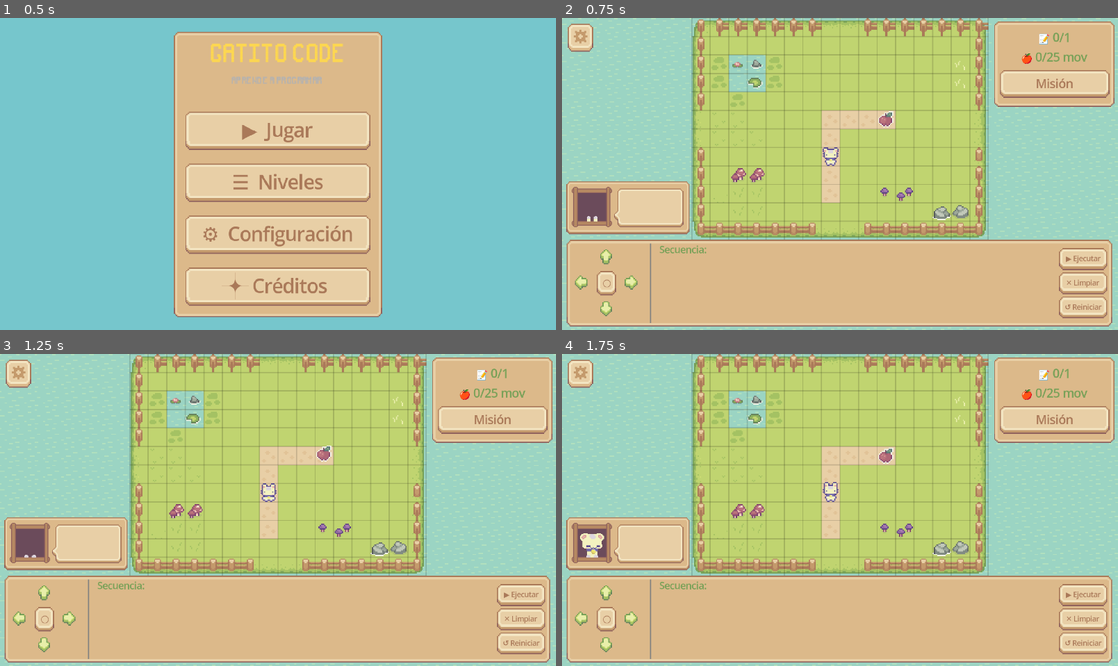
Above: before the commit, frames 1-4 (two rows, left to right).
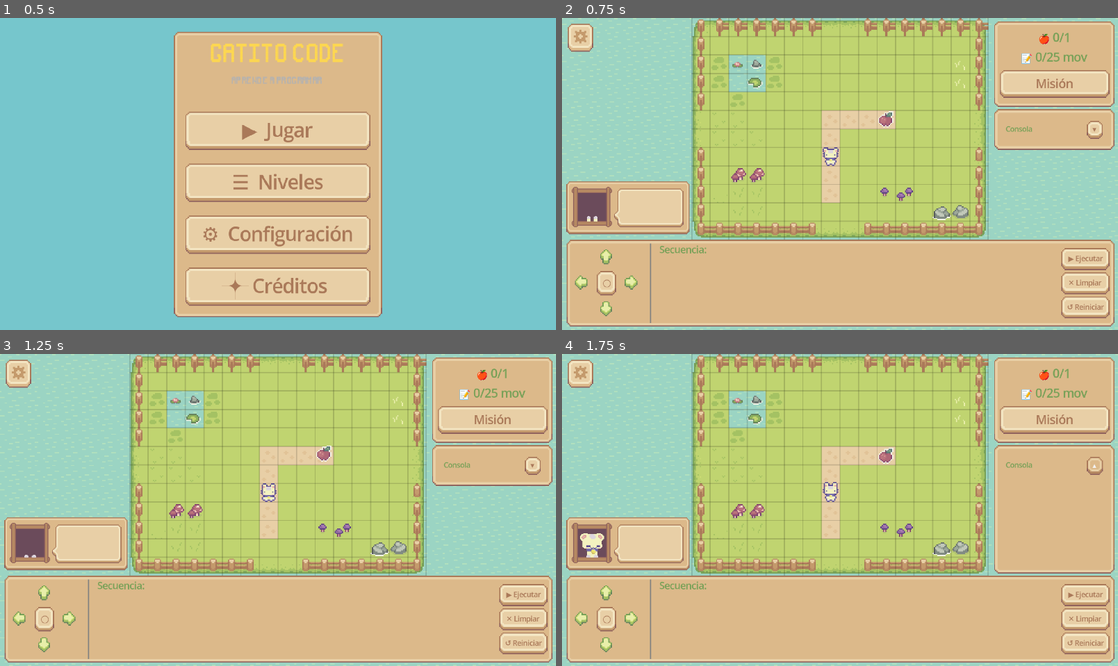
Above: after the commit, the same moments.

Repository: iarabaya/proyecto-integrador-v1
Game: Godot game, scene res://scenes/main_menu/main_menu.tscn
Same seed, same stepped clock (60 frames per second), same inputs: the game is played once before the commit and once after it.
Inputs (mouse positions are in pixels of both pictures, inside the frame that each line leads up to):
- Up to frame 1 (0.5 s): no input
- Up to frame 2 (0.75 s): click "▶ Jugar" at 0.5 s
- Up to frame 3 (1.25 s): no input
- Up to frame 4 (1.75 s): click (1095, 466) at 1.25 s, where only the run after the commit has a clickable "▼"

Frame 1 is identical in both runs. In frame 2, 3.7% of the frame differs, in the area x 77-100%, y 5-99%; in frame 3, 3.7%; in frame 4, 9.8%.

Commit message:
feat: added console panel with movements and results

Diff:
--- a/scenes/command_ui/command_ui.gd
+++ b/scenes/command_ui/command_ui.gd
@@ -35,6 +35,8 @@
 @onready var _btn_clear:   Button        = $Panel/Margin/HBox/Buttons/BtnClear
 @onready var _btn_restart: Button        = $Panel/Margin/HBox/Buttons/BtnRestart
 
+# Console panel
+@onready var _console: ConsolePanel = $ConsolePanel
 
 func _ready() -> void:
 	# buttons signals
@@ -95,6 +97,10 @@
 	_queue.clear()
 	_clear_slot_nodes()
 	_update_moves_label()
+
+# ── Console ──────────────────────────────────────────────────
+func get_console() -> ConsolePanel:
+	return _console
 
 # ── Slot management ──────────────────────────────────────────────────
 
@@ -173,8 +179,8 @@
 		_scroll.scroll_horizontal = int(slot_right - _scroll.size.x)
 
 # Slots UI
+func update_pickup_counter(collected: int, total: int) -> void:
+	_pickup_label.text = "🍎 %d/%d" % [collected, total]
+
 func _update_moves_label() -> void:
-	_moves_label.text = "🍎 %d/%d mov" % [_queue.size(), MAX_SLOTS]
-
-func update_pickup_counter(collected: int, total: int) -> void:
-	_pickup_label.text = "📝 %d/%d" % [collected, total]
+	_moves_label.text = "📝 %d/%d mov" % [_queue.size(), MAX_SLOTS]
--- a/scenes/command_ui/command_ui.tscn
+++ b/scenes/command_ui/command_ui.tscn
@@ -7,6 +7,7 @@
 [ext_resource type="Texture2D" uid="uid://c1cd1agjlmoep" path="res://assets/ui/buttons/pause-buttons.png" id="5_sobad"]
 [ext_resource type="Texture2D" uid="uid://cfpjlhlfa8ip8" path="res://assets/ui/panels/reaction-panel.png" id="6_l0yli"]
 [ext_resource type="PackedScene" uid="uid://5g8m162t7bhs" path="res://scenes/character_reaction/character_reaction.tscn" id="7_j4eh3"]
+[ext_resource type="Script" uid="uid://yvlmao67kaeb" path="res://scenes/console_panel/console_panel.gd" id="8_sobad"]
 
 [sub_resource type="AtlasTexture" id="AtlasTexture_labaj"]
 atlas = ExtResource("3_u0x5q")
@@ -79,7 +80,7 @@
 anchor_bottom = 1.0
 offset_left = 4.0
 offset_top = -78.0
-offset_right = -5.0
+offset_right = -3.0
 offset_bottom = -3.0
 grow_horizontal = 2
 grow_vertical = 0
@@ -294,3 +295,44 @@
 offset_left = 23.0
 offset_right = 23.0
 grow_horizontal = 1
+
+[node name="ConsolePanel" type="PanelContainer" parent="." unique_id=690085249]
+anchors_preset = -1
+anchor_left = 1.0
+anchor_top = 1.0
+anchor_right = 1.0
+anchor_bottom = 1.0
+offset_left = -107.0
+offset_top = -191.0
+offset_right = -3.0
+offset_bottom = -80.0
+grow_horizontal = 0
+grow_vertical = 0
+script = ExtResource("8_sobad")
+
+[node name="VBox" type="VBoxContainer" parent="ConsolePanel" unique_id=784499473]
+layout_mode = 2
+
+[node name="Header" type="HBoxContainer" parent="ConsolePanel/VBox" unique_id=193211619]
+layout_mode = 2
+
+[node name="LblTitle" type="Label" parent="ConsolePanel/VBox/Header" unique_id=971484995]
+layout_mode = 2
+size_flags_horizontal = 3
+theme_override_font_sizes/font_size = 6
+text = "Consola"
+
+[node name="BtnToggle" type="Button" parent="ConsolePanel/VBox/Header" unique_id=1050931371]
+layout_mode = 2
+theme_override_font_sizes/font_size = 4
+text = "▼"
+
+[node name="Scroll" type="ScrollContainer" parent="ConsolePanel/VBox" unique_id=759325784]
+layout_mode = 2
+size_flags_vertical = 3
+horizontal_scroll_mode = 0
+
+[node name="CodeLines" type="VBoxContainer" parent="ConsolePanel/VBox/Scroll" unique_id=69017914]
+layout_mode = 2
+size_flags_horizontal = 3
+theme_override_constants/separation = 1
--- /dev/null
+++ b/scenes/console_panel/console_panel.gd
@@ -0,0 +1,104 @@
+class_name ConsolePanel
+extends PanelContainer
+
+const PIXEL_FONT = preload("res://assets/fonts/pixelFont-7-8x14-sproutLands.ttf")
+
+const CMD_TEXT: Dictionary = {
+	"up": "mover_arriba",
+	"down": "mover_abajo",
+	"left": "mover_izquierda",
+	"right": "mover_derecha",
+	"jump": "saltar()",
+	"jump_up": "saltar_arriba",
+	"jump_down": "saltar_abajo",
+	"jump_left": "saltar_izquierda",
+	"jump_right": "saltar_derecha",
+}
+
+@onready var _scroll: ScrollContainer = $VBox/Scroll
+@onready var _code_lines: VBoxContainer = $VBox/Scroll/CodeLines
+@onready var _btn_toggle: Button = $VBox/Header/BtnToggle
+
+var _line_labels: Array[Label] = []
+var _expanded := false
+var _expanded_height: float = 0.0
+
+func _ready() -> void:
+	_btn_toggle.pressed.connect(_toggle)
+	# Store the full height from the editor layout
+	await get_tree().process_frame
+	_expanded_height = size.y
+	# Start collapsed
+	_scroll.visible = false
+	_btn_toggle.text = "▼"
+	size.y = $VBox/Header.size.y + 8.0   # just the header + small padding
+
+func _toggle() -> void:
+	_expanded = not _expanded
+	_scroll.visible = _expanded
+	_btn_toggle.text = "▲" if _expanded else "▼"
+	if _expanded:
+		size.y = _expanded_height
+	else:
+		size.y = $VBox/Header.size.y + 8.0
+
+## Build all lines from the queue (call when program starts or queue changes)
+func build_from_queue(queue: Array) -> void:
+	_clear_lines()
+	for i in queue.size():
+		var cmd: String = queue[i]
+		var text := "%d. %s" % [i + 1, CMD_TEXT.get(cmd, cmd)]
+		var lbl := _make_label(text, Color.WHITE)
+		_code_lines.add_child(lbl)
+		_line_labels.append(lbl)
+
+## Highlight the current step during execution
+func highlight_line(index: int) -> void:
+	for i in _line_labels.size():
+		_line_labels[i].modulate = Color.DARK_BLUE
+	if index >= 0 and index < _line_labels.size():
+		_line_labels[index].modulate = Color.YELLOW
+		_scroll_to_line(index)
+
+## Mark a line with a result after it executes
+func mark_line(index: int, result: String) -> void:
+	if index < 0 or index >= _line_labels.size(): return
+	var base_text: String = _line_labels[index].text
+	_line_labels[index].text = base_text + " " + result
+	if "✗" in result:
+		_line_labels[index].add_theme_color_override("font_color", Color(1.0, 0.5, 0.5))
+	elif "✓" in result:
+		_line_labels[index].add_theme_color_override("font_color", Color(0.5, 1.0, 0.5))
+
+## Add a final summary line
+func add_summary(text: String, color: Color = Color.WHITE) -> void:
+	var lbl := _make_label(text, color)
+	_code_lines.add_child(lbl)
+	_line_labels.append(lbl)
+	await get_tree().process_frame
+	_scroll.scroll_vertical = int(_scroll.get_v_scroll_bar().max_value)
+
+## Clear all lines
+func clear_lines() -> void:
+	_clear_lines()
+
+func _clear_lines() -> void:
+	for lbl in _line_labels:
+		lbl.queue_free()
+	_line_labels.clear()
+
+func _make_label(text: String, color: Color) -> Label:
+	var lbl := Label.new()
+	lbl.text = text
+	lbl.add_theme_font_override("font", PIXEL_FONT)
+	lbl.add_theme_font_size_override("font_size", 6)
+	lbl.add_theme_color_override("font_color", color)
+	lbl.autowrap_mode = TextServer.AUTOWRAP_WORD
+	lbl.size_flags_horizontal = Control.SIZE_EXPAND_FILL
+	return lbl
+
+func _scroll_to_line(index: int) -> void:
+	await get_tree().process_frame
+	if index < _line_labels.size():
+		var lbl := _line_labels[index]
+		_scroll.scroll_vertical = int(lbl.position.y)
--- a/scenes/game_level/game_level.gd
+++ b/scenes/game_level/game_level.gd
@@ -85,19 +85,43 @@
 	_has_executed = true
 	_character_reaction.show_emote("neutral")
 
+	# Build console lines
+	var console: ConsolePanel = _ui.get_console()
+	console.build_from_queue(moves)
+
+	# Execute with step tracking
+	var step_index := 0
+	var pickup_before := pickup_manager.get_collected()
+
 	await ProgramExecutor.execute_program(
 		moves, player, pickup_manager, [],
-		func(i: int): _ui.highlight_slot(i)
+		func(i: int):
+			_ui.highlight_slot(i)
+			console.highlight_line(i)
+			# Mark the PREVIOUS step's result
+			if i > 0:
+				_mark_step_result(console, i - 1, pickup_before)
+				pickup_before = pickup_manager.get_collected()
 	)
 
-	if pickup_manager.get_remaining() == 0:
+	# Mark the last step
+	if moves.size() > 0:
+		_mark_step_result(console, moves.size() - 1, pickup_before)
+
+	_ui.clear_highlight()
+
+# Add summary line
+	var remaining := pickup_manager.get_remaining()
+	if remaining == 0:
+		console.add_summary("→ ¡Completado! ✓", Color(0.0, 0.535, 0.0, 1.0))
 		SaveSystem.complete_level(_level_key)
 		_character_reaction.show_emote("boss")
 		_win_overlay.visible = true
 	else:
+		console.add_summary("→ Error: faltan %d frutas ✗" % remaining, Color(1.0, 0.152, 0.152, 1.0))
 		_ui.lock(false)
 
-	_running = false  # ← always runs now
+	_running = false
 
 	if pickup_manager.get_remaining() > 0:
 		await _character_reaction.show_emote_after_current("annoyed")
@@ -132,3 +156,10 @@
 	var collected := pickup_manager.get_collected()
 	var total := collected + pickup_manager.get_remaining()
 	_ui.update_pickup_counter(collected, total)
+
+func _mark_step_result(console: ConsolePanel, index: int, pickup_before: int) -> void:
+	var collected_now := pickup_manager.get_collected()
+	if collected_now > pickup_before:
+		console.mark_line(index, "→ ✓ recogió fruta")
+	else:
+		console.mark_line(index, "")   # no special result, just executed
Not shown, added: scenes/console_panel/console_panel.gd.uid
